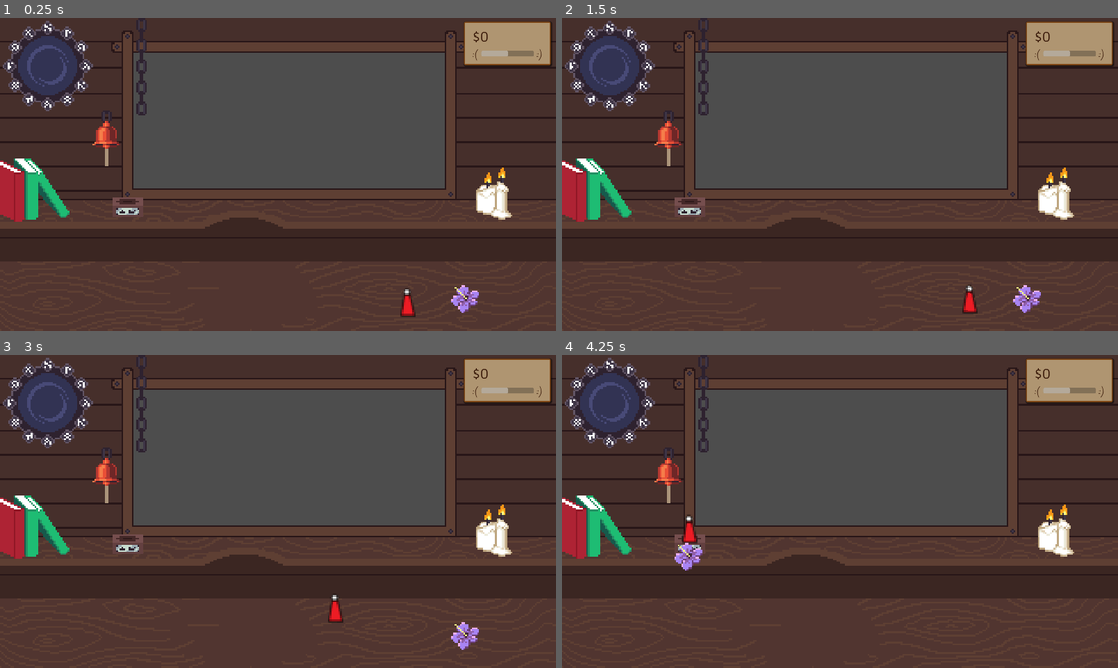
Above: before the commit, frames 1-4 (two rows, left to right).
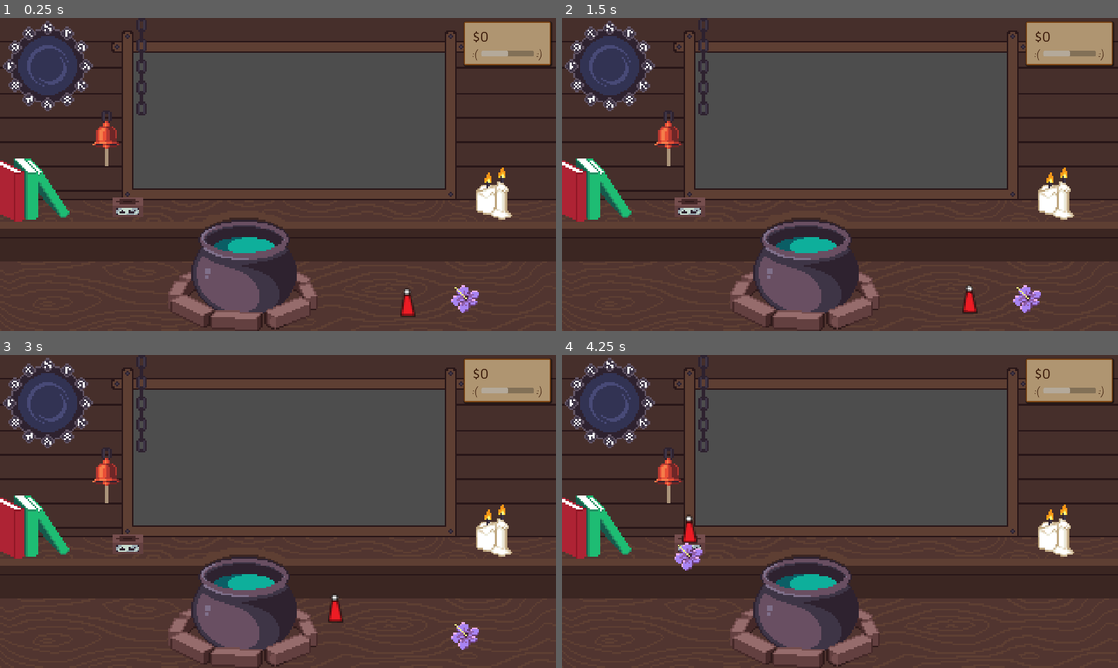
Above: after the commit, the same moments.

Repository: HuskyGameDev/2024s-team3
Game: Godot game, scene res://scenes/main/main.tscn
The game is run twice, just before and just after one commit, with the same random seed, the same clock (stepped at 60 frames per second) and the same inputs. This scene is started directly instead of the project's main scene.
Inputs (mouse positions are in pixels of both pictures, inside the frame that each line leads up to):
- Up to frame 1 (0.25 s): no input
- Up to frame 2 (1.5 s): click (667, 143) at 0.5 s; click (667, 143) at 1.25 s
- Up to frame 3 (3 s): click (105, 480) at 2 s; tap Enter at 2.75 s; drag from (405, 633) to (127, 527) at 2.77 s
- Up to frame 4 (4.25 s): tap Space at 3.5 s; drag from (1029, 636) to (689, 527) at 3.52 s

The runs differ from the first frame. In frame 1, 4.4% of the frame differs, in the area x 30-58%, y 65-100%; in frame 2, 4.4%; in frame 3, 4.4%; in frame 4, 4.4%.
Error before the commit: Invalid call. Nonexistent function 'get_location_path' in base 'Nil'. (res://common/autoloads/player_saves/player_save.gd:9)

Commit message:
feat: make potions using cauldron

Diff:
--- a/common/autoloads/player_saves/player_save.gd
+++ b/common/autoloads/player_saves/player_save.gd
@@ -6,7 +6,7 @@
 
 const INVENTORY_SIZE = 20
 
-@export var location: Location = ResourceLoader.load(ResourcePaths.get_location_path("grassy_clearing"))
+@export var location: Location = ResourceLoader.load("res://common/locations/grassy_clearing.tres")
 @export var money: int = 0
 @export var reputation: int = 0
 @export var tutorial_complete: bool = false
--- a/common/autoloads/resource_paths.gd
+++ b/common/autoloads/resource_paths.gd
@@ -1,3 +1,5 @@
+extends Node
+
 var location_file_paths: Dictionary = {}
 var potion_file_paths: Dictionary = {}
 var ingredient_file_paths: Dictionary = {}
@@ -63,11 +65,11 @@
 	else: return null
 
 
-func get_all_location_paths() -> Array[String]:
+func get_all_location_paths() -> Array:
 	return location_file_paths.values()
 
-func get_all_potion_paths() -> Array[String]:
+func get_all_potion_paths() -> Array:
 	return potion_file_paths.values()
 
-func get_all_ingredient_paths() -> Array[String]:
+func get_all_ingredient_paths() -> Array:
 	return ingredient_file_paths.values()
--- a/common/items/effect_type.gd
+++ b/common/items/effect_type.gd
@@ -1,5 +1,8 @@
 extends Resource
 class_name EffectSet
+
+const MAX_EFFECT = 100
+const MIN_EFFECT = -MAX_EFFECT
 
 @export var healing_poison: int = 0
 @export var warm_cold: int = 0
@@ -12,3 +15,49 @@
 @export var clarity_confusion: int = 0
 @export var defense_vulnerability: int = 0
 @export var swiftness_slowness: int = 0
+
+func as_list() -> Array[int]:
+	return [
+		healing_poison,
+		warm_cold,
+		calming_agitation,
+		strength_weakness,
+		energy_fatigue,
+		light_dark,
+		luck_misfortune,
+		mana_stamina,
+		clarity_confusion,
+		defense_vulnerability,
+		swiftness_slowness
+	]
+
+
+## Adds another effects set to this one
+func add(e: EffectSet) -> void:
+	healing_poison += e.healing_poison
+	warm_cold += e.warm_cold
+	calming_agitation += e.calming_agitation
+	strength_weakness += e.strength_weakness
+	energy_fatigue += e.energy_fatigue
+	light_dark += e.light_dark
+	luck_misfortune += e.luck_misfortune
+	mana_stamina += e.mana_stamina
+	clarity_confusion += e.clarity_confusion
+	defense_vulnerability += e.defense_vulnerability
+	swiftness_slowness += e.swiftness_slowness
+
+
+## Checks if all effects are 0
+func all_null() -> bool:
+	if healing_poison != 0: return false
+	if warm_cold != 0: return false
+	if calming_agitation != 0: return false
+	if strength_weakness != 0: return false
+	if energy_fatigue != 0: return false
+	if light_dark != 0: return false
+	if luck_misfortune != 0: return false
+	if mana_stamina != 0: return false
+	if clarity_confusion != 0: return false
+	if defense_vulnerability != 0: return false
+	if swiftness_slowness != 0: return false
+	return true
--- a/common/items/ingredients/ingredient.gd
+++ b/common/items/ingredients/ingredient.gd
@@ -3,6 +3,12 @@
 const IMAGE_SCALE = 6
 
 @export var data: Ingredient
+
+
+func with_data(data: Ingredient):
+	self.data = data
+	return self
+
 
 func _ready():
 	## setup draggable object variables
--- a/common/items/potions/potion.gd
+++ b/common/items/potions/potion.gd
@@ -3,6 +3,12 @@
 const IMAGE_SCALE = 6
 
 @export var data: Potion
+
+
+func with_data(data: Potion):
+	self.data = data
+	return self
+
 
 func _ready():
 	## setup draggable object variables
--- a/common/items/potions/potion_type.gd
+++ b/common/items/potions/potion_type.gd
@@ -1,5 +1,4 @@
 extends Item
 class_name Potion
 
-@export var min_effects: EffectSet
-@export var max_effects: EffectSet
+@export var effects: EffectSet
--- a/project.godot
+++ b/project.godot
@@ -17,9 +17,9 @@
 
 [autoload]
 
+ResourcePaths="*res://common/autoloads/resource_paths.gd"
 PlayerData="*res://common/autoloads/player_saves/player_save.gd"
 GameTime="*res://common/autoloads/game_time.gd"
-ResourcePaths="*res://common/autoloads/resource_paths.gd"
 
 [display]
 
--- a/scenes/main/main.gd
+++ b/scenes/main/main.gd
@@ -1,4 +1,7 @@
 extends Node2D
+
+var packed_potion_scene = preload("res://common/items/potions/potion.tscn")
+var packed_ingredient_scene = preload("res://common/items/ingredients/ingredient.tscn")
 
 func _ready():
 	GameTime.start_day()
@@ -12,7 +15,7 @@
 	body.rotation = 0
 
 
-################## POTION SELLING ##################
+###################### POTION SELLING ######################
 var sellingPotion: Potion ## the potion on the pedestal ready to be sold
 
 func _on_selling_potion_change(newPotion: Potion):
@@ -20,3 +23,22 @@
 
 func _on_ring_bell():
 	pass
+
+
+##################### STATION HANDLERS #####################
+func _on_item_made(item: Item, pos: Vector2):
+	var newScene
+	if item is Potion:
+		newScene = packed_potion_scene.instantiate().with_data(item)
+	elif item is Ingredient:
+		newScene = packed_ingredient_scene.instantiate().with_data(item)
+	else: return
+
+	newScene.global_position = pos
+	self.add_child(newScene)
+	## "throws" item
+	## angle options: +/- 250, 350, 450, and 550
+	var throwAngle = (randi_range(2, 5) * 100 + 50)
+	if(bool(randi_range(0, 1))):
+		throwAngle *= -1
+	newScene.apply_central_impulse(Vector2(throwAngle, -2000))
--- a/scenes/main/main.tscn
+++ b/scenes/main/main.tscn
@@ -9,8 +9,9 @@
 [ext_resource type="PackedScene" uid="uid://th2mbmwfxffb" path="res://scenes/main/bell/bell.tscn" id="10_6va5e"]
 [ext_resource type="PackedScene" uid="uid://6acoxw3otoc3" path="res://common/items/ingredients/ingredient.tscn" id="10_oefsy"]
 [ext_resource type="Resource" uid="uid://b0pitbp00qp16" path="res://common/items/ingredients/nightshade_petals/nightshade_petals.tres" id="11_kv1as"]
+[ext_resource type="PackedScene" uid="uid://cjjarcohy2vqe" path="res://scenes/main/stations/cauldron/cauldron.tscn" id="12_rj1v1"]
 [ext_resource type="PackedScene" uid="uid://dllt48bo7ekog" path="res://scenes/main/bell/chain_bell/chain.tscn" id="16_8i4ox"]
-[ext_resource type="PackedScene" uid="uid://b6cq5upjosmpf" path="res://scenes/main/ui/clock/new_clock.tscn" id="17_n5klg"]
+[ext_resource type="PackedScene" uid="uid://b6cq5upjosmpf" path="res://scenes/main/ui/clock/New_Clock.tscn" id="17_n5klg"]
 
 [sub_resource type="SegmentShape2D" id="SegmentShape2D_1fgwd"]
 b = Vector2(1920, 0)
@@ -94,6 +95,10 @@
 [node name="Pedestal" parent="." instance=ExtResource("8_mkd11")]
 position = Vector2(388, 546)
 
+[node name="Cauldron" parent="." instance=ExtResource("12_rj1v1")]
+position = Vector2(852, 840)
+scale = Vector2(6, 6)
+
 [node name="Potion" parent="." instance=ExtResource("8_jio23")]
 position = Vector2(1406, 864)
 data = ExtResource("9_yicw8")
@@ -101,3 +106,5 @@
 [node name="Ingredient" parent="." instance=ExtResource("10_oefsy")]
 position = Vector2(1606, 884)
 data = ExtResource("11_kv1as")
+
+[connection signal="potion_made" from="Cauldron" to="." method="_on_item_made"]
--- a/scenes/main/stations/cauldron/cauldron.gd
+++ b/scenes/main/stations/cauldron/cauldron.gd
@@ -1,45 +1,35 @@
 extends Node2D
 
-var currentIngredients: Array[String] = []
+var currentEffects: EffectSet = EffectSet.new()
+var hasIngredients: bool = false
 
-signal potion_made(potion:Potion)
-signal ingredient_added(id)
+signal potion_made(potion: Potion, pos: Vector2)
 
 func _on_body_enter_cauldron(body):
-	if body.get("object_type") == "Ingredient":
-		## Animate object movement to top of cauldron
-		body.gravity_scale = 0
-		#var top_of_cauldron = self.position - Vector2(0, 80)
-		#var ingredient_position = body.global_position
-		#var time_to_animate = (top_of_cauldron.distance_to(ingredient_position)) / 1000
-		#var tween = create_tween().bind_node(body)
-		#tween.tween_property(body, "global_position", top_of_cauldron, time_to_animate).from(ingredient_position)
-		#await tween.finished
-		## Add to cauldron array
-		var addedIngredient = body.get("object_data")
-		ingredient_added.emit(addedIngredient.id)
-		body.queue_free()
-		currentIngredients.push_back(addedIngredient.id)
+	if not "data" in body: return
+	if not body.data is Ingredient: return
+	## Animate object movement to top of cauldron
+	body.gravity_scale = 0
+	var top_of_cauldron = self.position - Vector2(0, 80)
+	var ingredient_position = body.global_position
+	var time_to_animate = (top_of_cauldron.distance_to(ingredient_position)) / 1000
+	var tween = create_tween().bind_node(body)
+	tween.tween_property(body, "global_position", top_of_cauldron, time_to_animate).from(ingredient_position)
+	await tween.finished
+	## Add to cauldron array
+	hasIngredients = true
+	currentEffects.add(body.data.effects)
+	body.queue_free()
+
 
 func _on_cauldron_input_event(_viewport, _event, _shape_idx):
 	if Input.is_action_just_pressed("click"):
-		if currentIngredients.size() > 0:
-			check_potion_made()
-
-
-func check_potion_made():
-	currentIngredients.sort() # Sorts the array of ingredients
-
-	var made_potion = RecipeData.recipes.get(currentIngredients.hash()) # Hashes the array of ingredients and finds the corresponding recipe
-
-	"""
-	If the recipe made by the ingredients in the cauldron matches a working recipe, make the corresponding potion.
-	Otherwise, run a script to find out what failed potion was made.
-	Either way, clear out the ingredient array after checking.
-	"""
-	if made_potion:
-		potion_made.emit(made_potion)
-	else:
-		pass
-		# TODO: Actually find what failed potion was made
-	currentIngredients.clear()
+		if hasIngredients:
+			if currentEffects.all_null():
+				print("failed")
+			else:
+				var potion = Potion.new()
+				potion.effects = currentEffects
+				potion_made.emit(potion, self.global_position - Vector2(0, 100))
+			hasIngredients = false
+			currentEffects = EffectSet.new()
--- a/scenes/main/stations/cauldron/cauldron.tscn
+++ b/scenes/main/stations/cauldron/cauldron.tscn
@@ -2,35 +2,44 @@
 
 [ext_resource type="Script" path="res://scenes/main/stations/cauldron/cauldron.gd" id="1_ygt0y"]
 [ext_resource type="Texture2D" uid="uid://cv3kxe3sbuli0" path="res://scenes/main/stations/cauldron/cauldron.png" id="2_ffdd2"]
-[ext_resource type="Script" path="res://common/autoloads/recipe_data.gd" id="3_87jks"]
 
 [sub_resource type="CapsuleShape2D" id="CapsuleShape2D_o7cp0"]
 height = 44.0
 
+[sub_resource type="CircleShape2D" id="CircleShape2D_aaytm"]
+radius = 29.0172
+
 [node name="Cauldron" type="Node2D"]
 script = ExtResource("1_ygt0y")
 
-[node name="Sprite2D" type="Sprite2D" parent="."]
+[node name="Sprite" type="Sprite2D" parent="."]
 position = Vector2(-2, 8)
 texture = ExtResource("2_ffdd2")
 
-[node name="Area2D" type="Area2D" parent="."]
+[node name="ValidArea" type="Area2D" parent="."]
 position = Vector2(0, 3)
+collision_layer = 0
+input_pickable = false
 
-[node name="CollisionShape2D" type="CollisionShape2D" parent="Area2D"]
+[node name="CollisionShape2D" type="CollisionShape2D" parent="ValidArea"]
 position = Vector2(0, -4)
 rotation = -1.57079
 shape = SubResource("CapsuleShape2D_o7cp0")
 
-[node name="StaticBody2D" type="StaticBody2D" parent="."]
+[node name="CollisonArea" type="StaticBody2D" parent="."]
 collision_layer = 3
 collision_mask = 3
 
-[node name="CollisionPolygon2D" type="CollisionPolygon2D" parent="StaticBody2D"]
+[node name="CollisionPolygon2D" type="CollisionPolygon2D" parent="CollisonArea"]
 polygon = PackedVector2Array(-26, -7, -32, 4, -45, 19, -44, 30, -20, 40, 14, 40, 38, 31, 41, 21, 30, 4, 24, -9, 19, -4, 9, -2, -10, -2, -20, -4)
 
-[node name="RecipeLoader" type="Node" parent="."]
-script = ExtResource("3_87jks")
+[node name="ClickableArea" type="Area2D" parent="."]
+collision_layer = 524288
+collision_mask = 524288
 
-[connection signal="body_entered" from="Area2D" to="." method="_on_body_enter_cauldron"]
-[connection signal="input_event" from="Area2D" to="." method="_on_cauldron_input_event"]
+[node name="CollisionShape2D" type="CollisionShape2D" parent="ClickableArea"]
+position = Vector2(-1, 4)
+shape = SubResource("CircleShape2D_aaytm")
+
+[connection signal="body_entered" from="ValidArea" to="." method="_on_body_enter_cauldron"]
+[connection signal="input_event" from="ClickableArea" to="." method="_on_cauldron_input_event"]
Not shown: 1 places in scenes/main/main.tscn that only renumber resources
Not shown, changed: documentation/LAYERS.md
